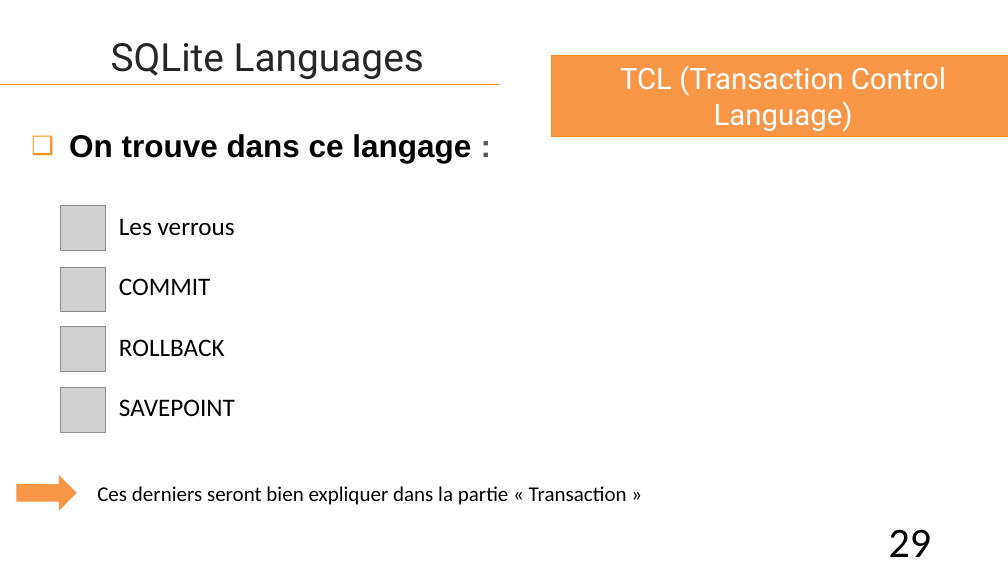
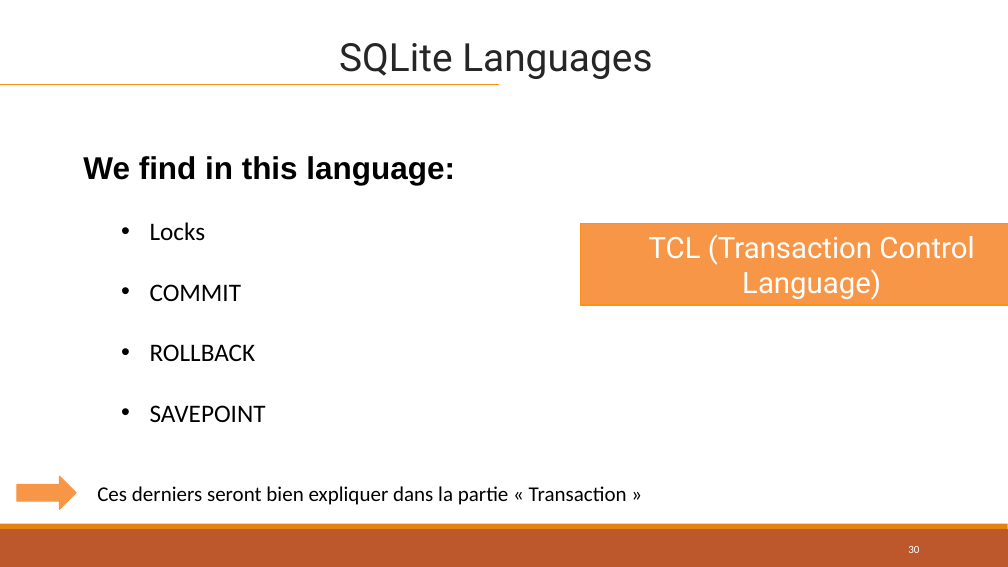
Before and after one commit to lahcenrahlaoui/Wingardium_Leviosaaaa, a slide deck: slide 30 of Presentation-projet-SQLite (1) - Copy.pptx (slide 29 before the commit). Drawn at 1008x567 pixels with LibreOffice and Linux fonts; fonts in the diff are those of the drawing; grey boxes stand for pictures. Boxes give left, top, right and bottom in pixels: in the first picture for what was removed or moved away, otherwise in the second. Text is boxed around its words. In the diff, an @@ line names an element or a change of style, - is before the commit and + after.

```diff
--- a/Presentation-projet-SQLite (1) - Copy.pptx
+++ b/Presentation-projet-SQLite (1) - Copy.pptx
@@ text "SQLite Languages": place and size @@
-text "SQLite Languages" at (111,43,424,79)
+text "SQLite Languages" at (339,43,652,79)
@@ text at (83,156,455,185): text changed @@
-❑ On trouve dans ce langage :
+We find in this language:
@@ picture removed at (60,205,105,250) @@
@@ text "Locks": place and size @@
-text "Locks" at (119,218,235,416)
+text "Locks" at (150,222,266,422)
@@ text at (150,222,206,240): text changed @@
-Les verrous
+  • Locks
@@ rectangle "TCL (Transaction Control Language)": place and size @@
-rectangle "TCL (Transaction Control Language)" at (552,55,1008,136)
+rectangle "TCL (Transaction Control Language)" at (581,224,1008,305)
@@ rectangle "TCL (Transaction Control Language)" at (581,224,1008,305): outline #FE9016 1 pt to #FE9016 1.25 pt @@
@@ picture removed at (60,267,105,312) @@
@@ text at (150,284,266,422): bullet none to •; list level 1 to 2 in "COMMIT"; list level 1 to 2 in "ROLLBACK"; list level 1 to 2 in "SAVEPOINT" @@
@@ picture removed at (60,327,105,371) @@
@@ picture removed at (60,387,105,432) @@
@@ rectangle added at (0,529,1008,567), fill #BD582C @@
@@ rectangle added at (0,524,1008,529), fill #E48312 @@
@@ page number at (908,546,919,553): text changed; size 40 to 10.5 pt; text colour #000000 to #FFFFFF @@
-29
+30
```
Also in this commit, not shown: 53 other slides changed, 2 slides added, 1 slide removed.
